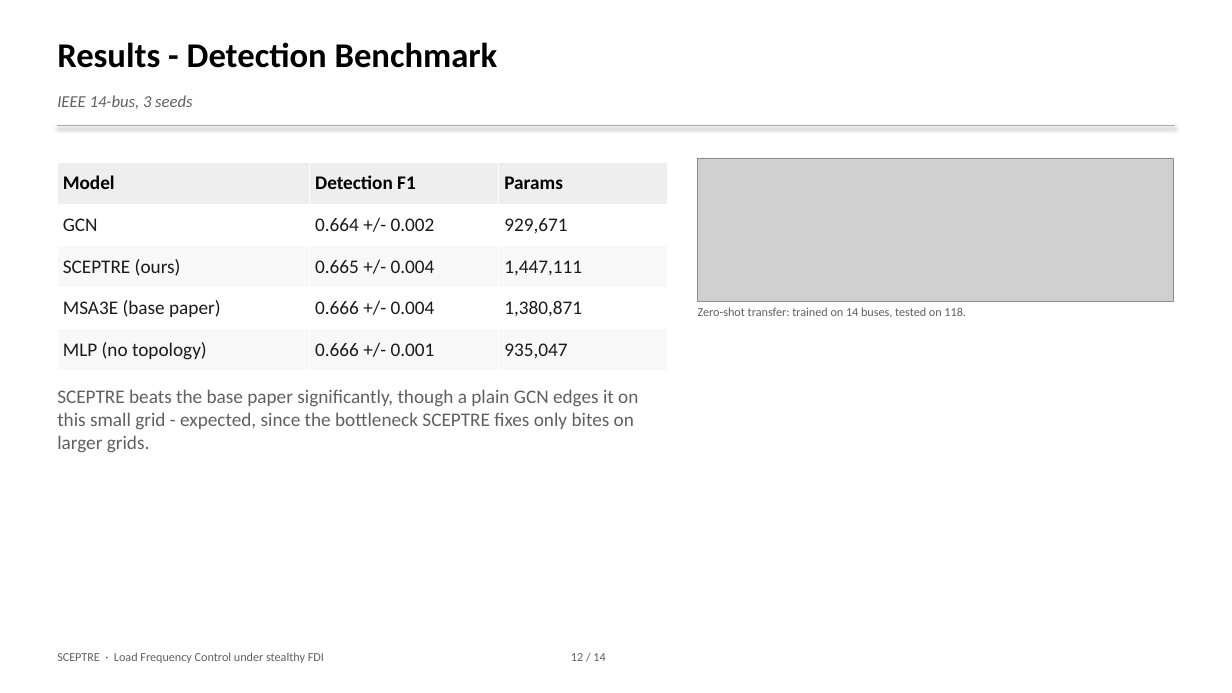
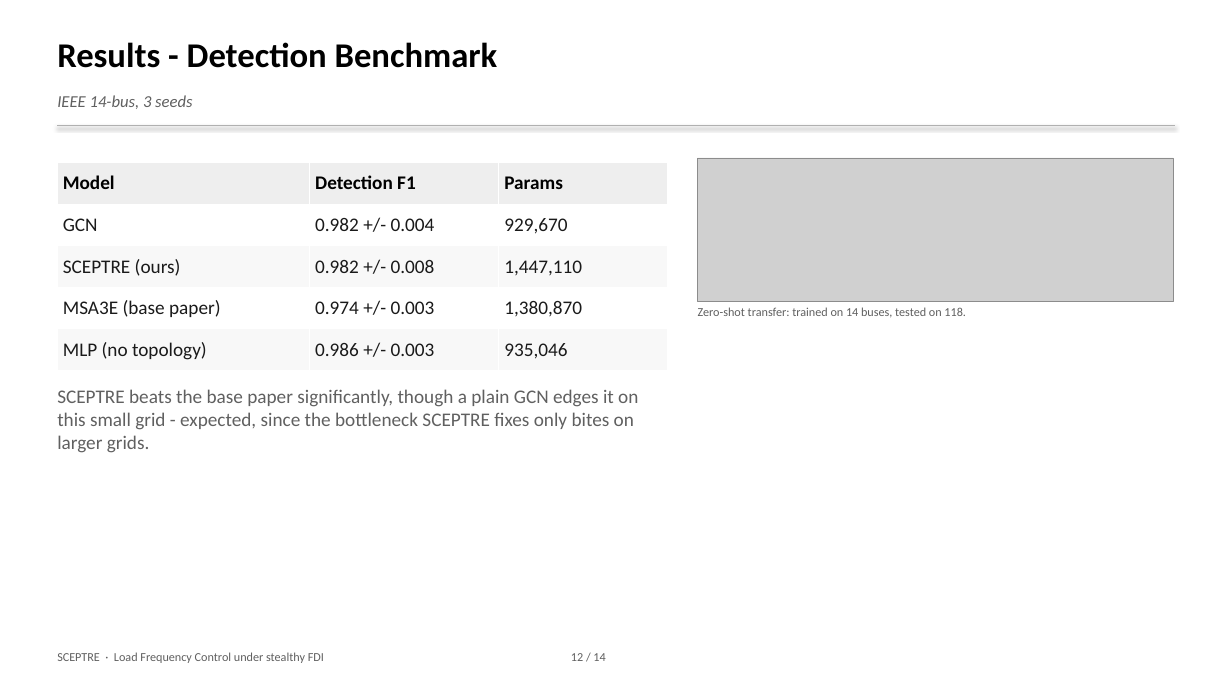
Before and after one commit to nirmal-a-r/sceptre, a slide deck: slide 12 of SCEPTRE_Review.pptx. Drawn at 1232x693 pixels with LibreOffice and Linux fonts; fonts in the diff are those of the drawing; grey boxes stand for pictures. Boxes give left, top, right and bottom in pixels: in the first picture for what was removed or moved away, otherwise in the second. Text is boxed around its words. In the diff, an @@ line names an element or a change of style, - is before the commit and + after.

```diff
--- a/SCEPTRE_Review.pptx
+++ b/SCEPTRE_Review.pptx
@@ table at [57,163,667,371] @@
-row 2, column 2: 0.664 +/- 0.002
+row 2, column 2: 0.982 +/- 0.004
-row 2, column 3: 929,671
+row 2, column 3: 929,670
-row 3, column 2: 0.665 +/- 0.004
+row 3, column 2: 0.982 +/- 0.008
-row 3, column 3: 1,447,111
+row 3, column 3: 1,447,110
-row 4, column 2: 0.666 +/- 0.004
+row 4, column 2: 0.974 +/- 0.003
-row 4, column 3: 1,380,871
+row 4, column 3: 1,380,870
-row 5, column 2: 0.666 +/- 0.001
+row 5, column 2: 0.986 +/- 0.003
-row 5, column 3: 935,047
+row 5, column 3: 935,046
```
Also in this commit, not shown: 45 other files.
